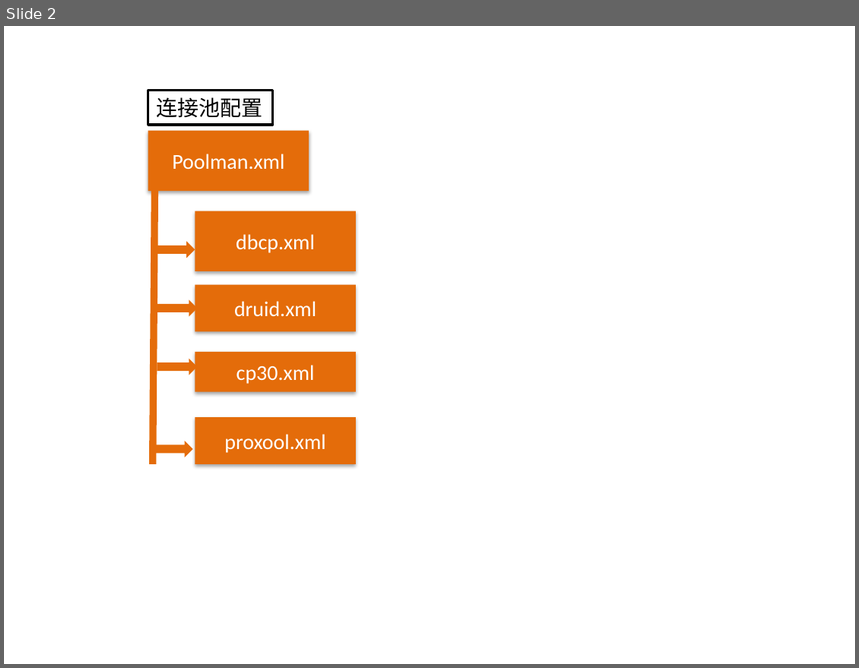
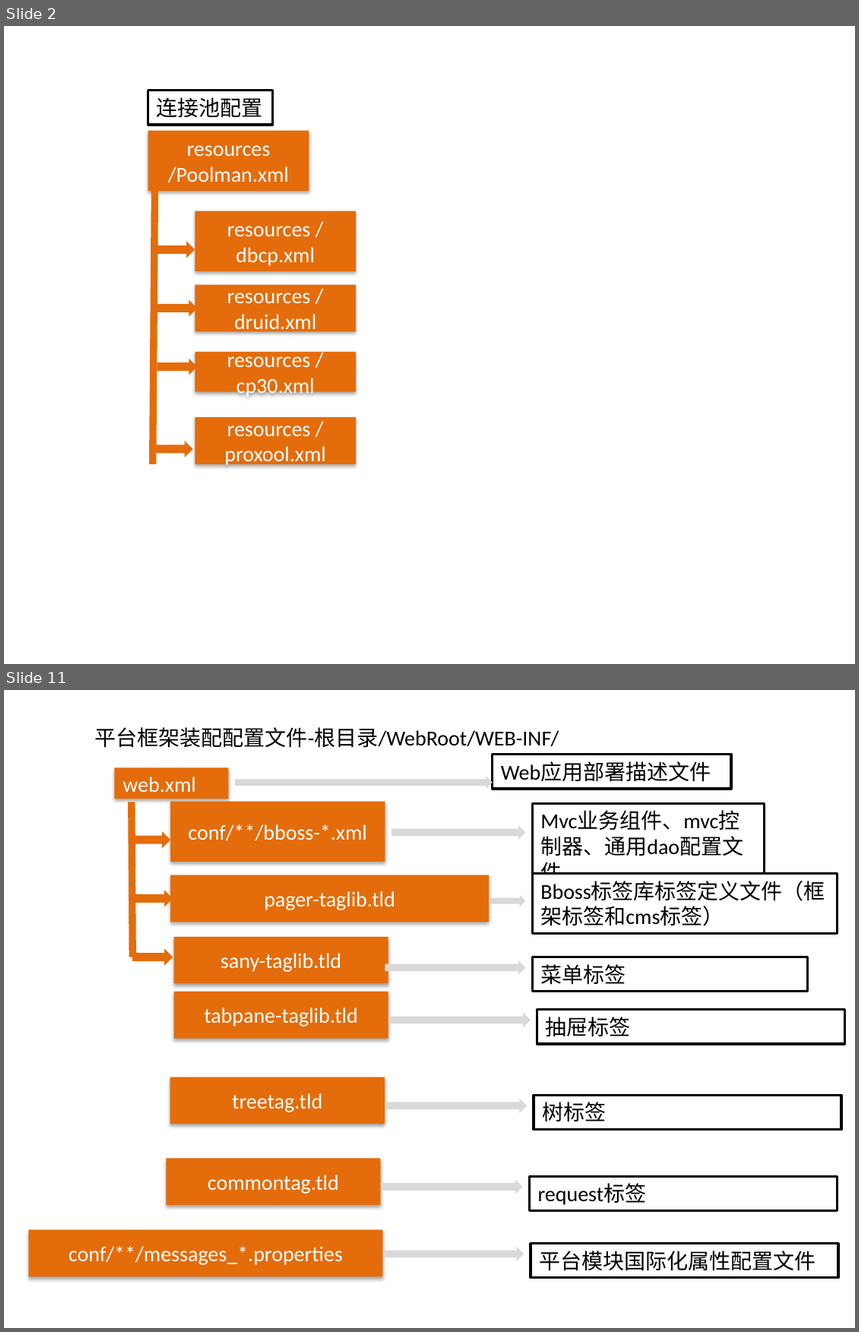
Before and after one commit to zhanght86/bboss-cms, a slide deck: 文档/平台配置文件示意图.pptx. Shown one above the other, each under a label of ours: slide 2 before the commit, slides 2 and 11 after it; the slides between them are not shown. The pictures are 859x668 and 859x1332 pixels, drawn with LibreOffice and Linux fonts; fonts in the diff are those of the drawing. Boxes give left, top, right and bottom in pixels: in the first picture for what was removed or moved away, otherwise in the second. Text is boxed around its words. In the diff, an @@ line names an element or a change of style, - is before the commit and + after.

```diff
--- a/文档/平台配置文件示意图.pptx
+++ b/文档/平台配置文件示意图.pptx
@@ slide 11 added at (x1=4, y1=690, x2=855, y2=1328), background #FFFFFF @@
@@ text added at (x1=95, y1=727, x2=559, y2=748), 18 pt, text #000000 @@
+平台框架装配配置文件-根目录/WebRoot/WEB-INF/
@@ rectangle added at (x1=493, y1=755, x2=732, y2=789), fill #FFFFFF, outline #000000 2 pt, 18 pt, text #000000 @@
+Web应用部署描述文件
@@ rectangle added at (x1=115, y1=768, x2=229, y2=799), fill #E46C0A, 18 pt, text #FFFFFF @@
+web.xml
@@ right arrow added at (x1=236, y1=776, x2=493, y2=789), fill #D9D9D9 @@
@@ line added from (132, 802) to (132, 958), #E46C0A 6 pt @@
@@ rectangle added at (x1=171, y1=802, x2=386, y2=862), fill #E46C0A, 18 pt, text #FFFFFF @@
+conf/**/bboss-*.xml
@@ right arrow added at (x1=392, y1=825, x2=525, y2=840), fill #D9D9D9 @@
@@ rectangle added at (x1=533, y1=804, x2=765, y2=916), fill #FFFFFF, outline #000000 2 pt, 18 pt, text #000000 @@
+Mvc业务组件、mvc控制器、通用dao配置文件
@@ right arrow added at (x1=130, y1=831, x2=170, y2=848), fill #E46C0A @@
@@ right arrow added at (x1=132, y1=890, x2=173, y2=907), fill #E46C0A @@
@@ rectangle added at (x1=171, y1=875, x2=489, y2=923), fill #E46C0A, 18 pt, text #FFFFFF @@
+pager-taglib.tld
@@ rectangle added at (x1=533, y1=874, x2=837, y2=934), fill #FFFFFF, outline #000000 2 pt, 18 pt, text #000000 @@
+Bboss标签库标签定义文件（框架标签和cms标签）
@@ right arrow added at (x1=489, y1=895, x2=526, y2=907), fill #D9D9D9 @@
@@ rectangle added at (x1=174, y1=937, x2=389, y2=983), fill #E46C0A, 18 pt, text #FFFFFF @@
+sany-taglib.tld
@@ right arrow added at (x1=132, y1=948, x2=173, y2=966), fill #E46C0A @@
@@ right arrow added at (x1=386, y1=961, x2=526, y2=975), fill #D9D9D9 @@
@@ rectangle added at (x1=533, y1=958, x2=807, y2=991), fill #FFFFFF, outline #000000 2 pt, 18 pt, text #000000 @@
+菜单标签
@@ rectangle added at (x1=174, y1=991, x2=389, y2=1038), fill #E46C0A, 18 pt, text #FFFFFF @@
+tabpane-taglib.tld
@@ right arrow added at (x1=389, y1=1012, x2=530, y2=1027), fill #D9D9D9 @@
@@ rectangle added at (x1=538, y1=1010, x2=846, y2=1044), fill #FFFFFF, outline #000000 2 pt, 18 pt, text #000000 @@
+抽屉标签
@@ rectangle added at (x1=170, y1=1078, x2=385, y2=1124), fill #E46C0A, 18 pt, text #FFFFFF @@
+treetag.tld
@@ right arrow added at (x1=386, y1=1099, x2=527, y2=1113), fill #D9D9D9 @@
@@ rectangle added at (x1=534, y1=1095, x2=842, y2=1129), fill #FFFFFF, outline #000000 2 pt, 18 pt, text #000000 @@
+树标签
@@ rectangle added at (x1=166, y1=1158, x2=380, y2=1205), fill #E46C0A, 18 pt, text #FFFFFF @@
+commontag.tld
@@ right arrow added at (x1=382, y1=1179, x2=522, y2=1194), fill #D9D9D9 @@
@@ rectangle added at (x1=529, y1=1177, x2=837, y2=1211), fill #FFFFFF, outline #000000 2 pt, 18 pt, text #000000 @@
+request标签
@@ rectangle added at (x1=28, y1=1230, x2=382, y2=1277), fill #E46C0A, 18 pt, text #FFFFFF @@
+conf/**/messages_*.properties
@@ right arrow added at (x1=382, y1=1246, x2=523, y2=1262), fill #D9D9D9 @@
@@ rectangle added at (x1=531, y1=1244, x2=839, y2=1278), fill #FFFFFF, outline #000000 2 pt, 18 pt, text #000000 @@
+平台模块国际化属性配置文件
@@ slide 2 changed as well @@
@@ text in rectangle at (x1=168, y1=145, x2=289, y2=183): text changed @@
-Poolman.xml
+resources /Poolman.xml
@@ text in rectangle at (x1=227, y1=226, x2=315, y2=266): text changed @@
-dbcp.xml
+resources / dbcp.xml
@@ text in rectangle at (x1=227, y1=293, x2=316, y2=335): text changed @@
-druid.xml
+resources / druid.xml
@@ text in rectangle at (x1=227, y1=350, x2=315, y2=398): text changed @@
-cp30.xml
+resources / cp30.xml
@@ text in rectangle at (x1=224, y1=426, x2=325, y2=467): text changed @@
-proxool.xml
+resources / proxool.xml
```
Also in this commit, not shown: 2 other slides changed, 8 other slides added, 1 slide removed.
